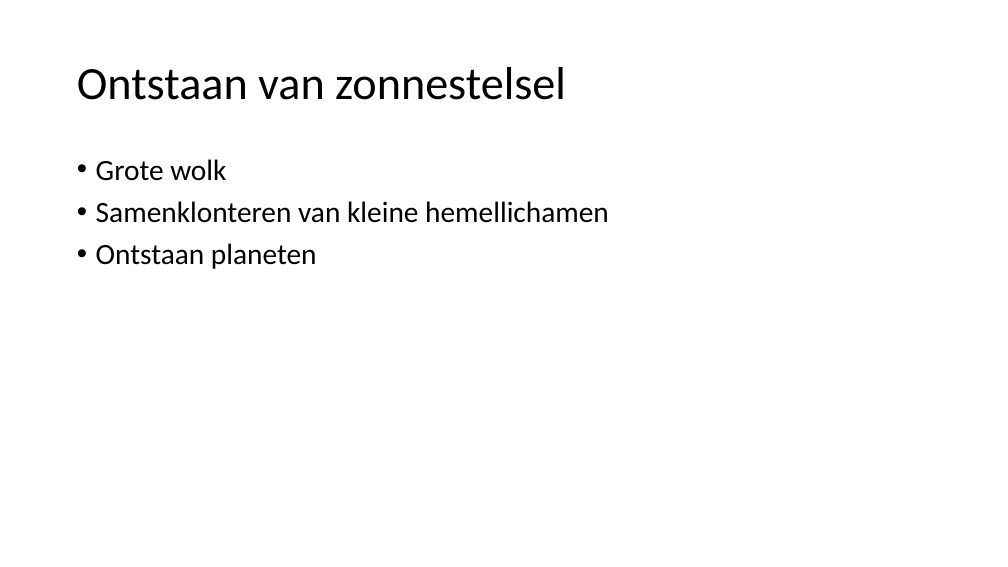
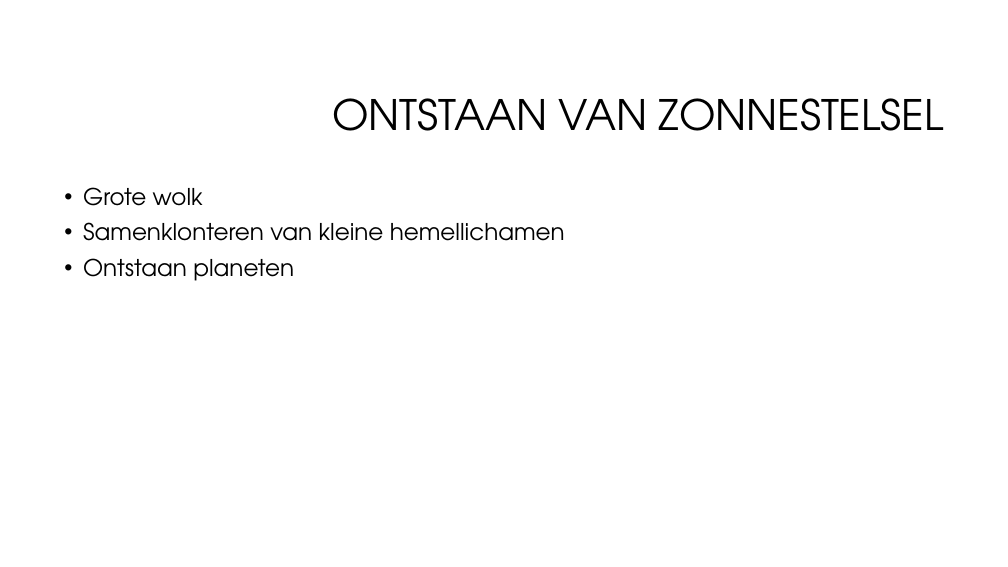
Before and after one commit to CBarendrecht/mod2b, a slide deck: slide 2 of Presentatie/Presentatie.pptx. Drawn at 1008x567 pixels with LibreOffice and Linux fonts; fonts in the diff are those of the drawing; background and template pictures are left out. Boxes give left, top, right and bottom in pixels: in the first picture for what was removed or moved away, otherwise in the second. Text is boxed around its words. In the diff, an @@ line names an element or a change of style, - is before the commit and + after.

```diff
--- a/Presentatie/Presentatie.pptx
+++ b/Presentatie/Presentatie.pptx
@@ title at <box>332,98,944,131</box>: text changed; size 44 to 40 pt; font Calibri to TeX Gyre Adventor @@
-Ontstaan van zonnestelsel
+ONTSTAAN VAN ZONNESTELSEL
@@ text "Grote wolk": place and size @@
-text "Grote wolk" at <box>96,159,609,269</box>
+text "Grote wolk" at <box>83,187,565,281</box>
@@ text "Grote wolk" at <box>83,187,565,281</box>: size 28 to 22 pt, font Calibri to TeX Gyre Adventor @@
```
Also in this commit, not shown: 10 other slides changed, 1 other file.
